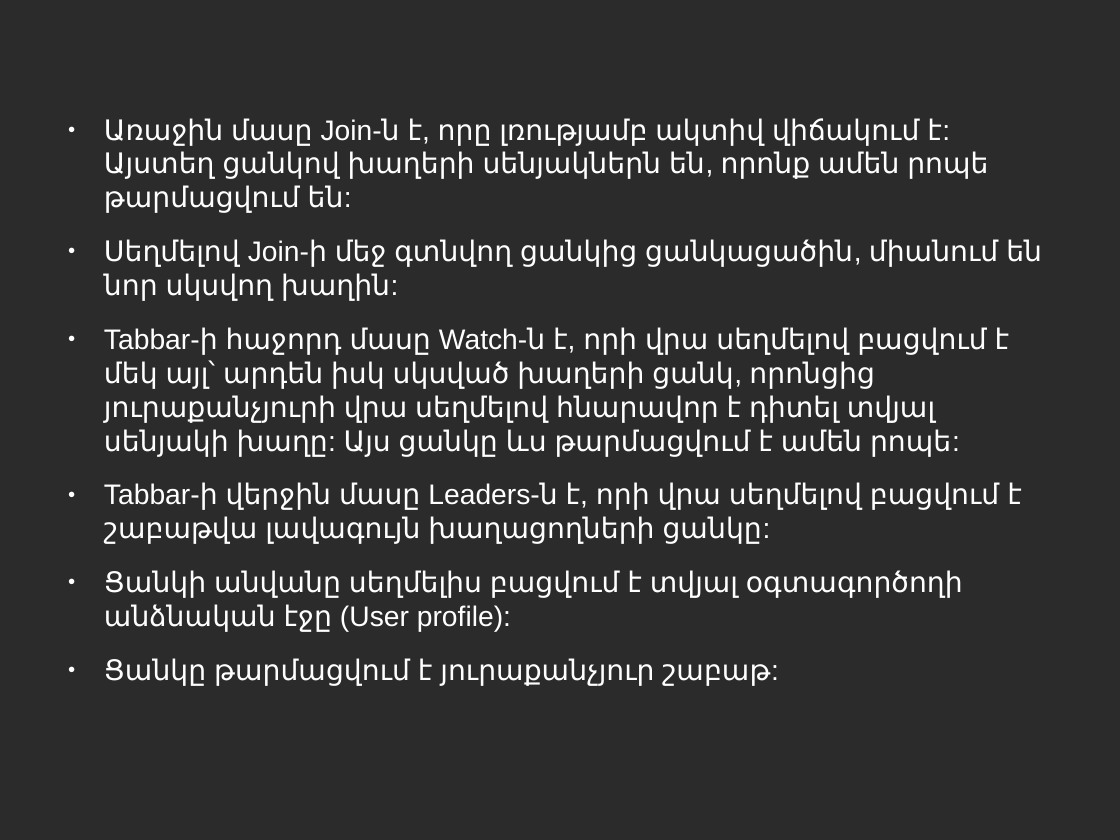
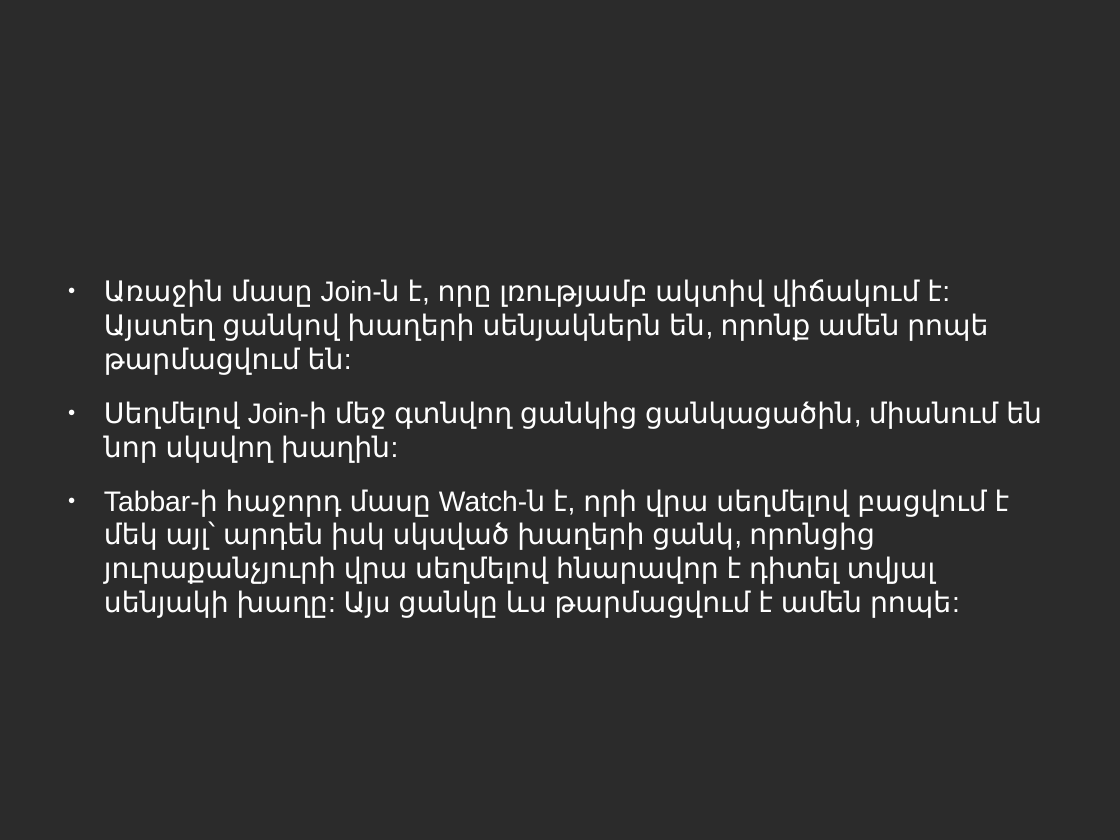
Before and after one commit to vanit-basic/instant_messenger, a slide deck: slide 14 of Documentation/Documentation.odp. Drawn at 1120x840 pixels with LibreOffice and Linux fonts; fonts in the diff are those of the drawing; background and template pictures are left out; a plain dark background stands for a picture behind light text. Boxes give left, top, right and bottom in pixels: in the first picture for what was removed or moved away, otherwise in the second. Text is boxed around its words. In the diff, an @@ line names an element or a change of style, - is before the commit and + after.

```diff
--- a/Documentation/Documentation.odp
+++ b/Documentation/Documentation.odp
@@ text at (104, 482, 1022, 686): paragraphs removed @@
-● Tabbar-ի վերջին մասը Leaders-ն է, որի վրա սեղմելով բացվում է շաբաթվա լավագույն խաղացողների ցանկը:
-● Ցանկի անվանը սեղմելիս բացվում է տվյալ օգտագործողի անձնական էջը (User profile):
-● Ցանկը թարմացվում է յուրաքանչյուր շաբաթ:
```
Also in this commit, not shown: 1 other slide changed, 1 slide added.
